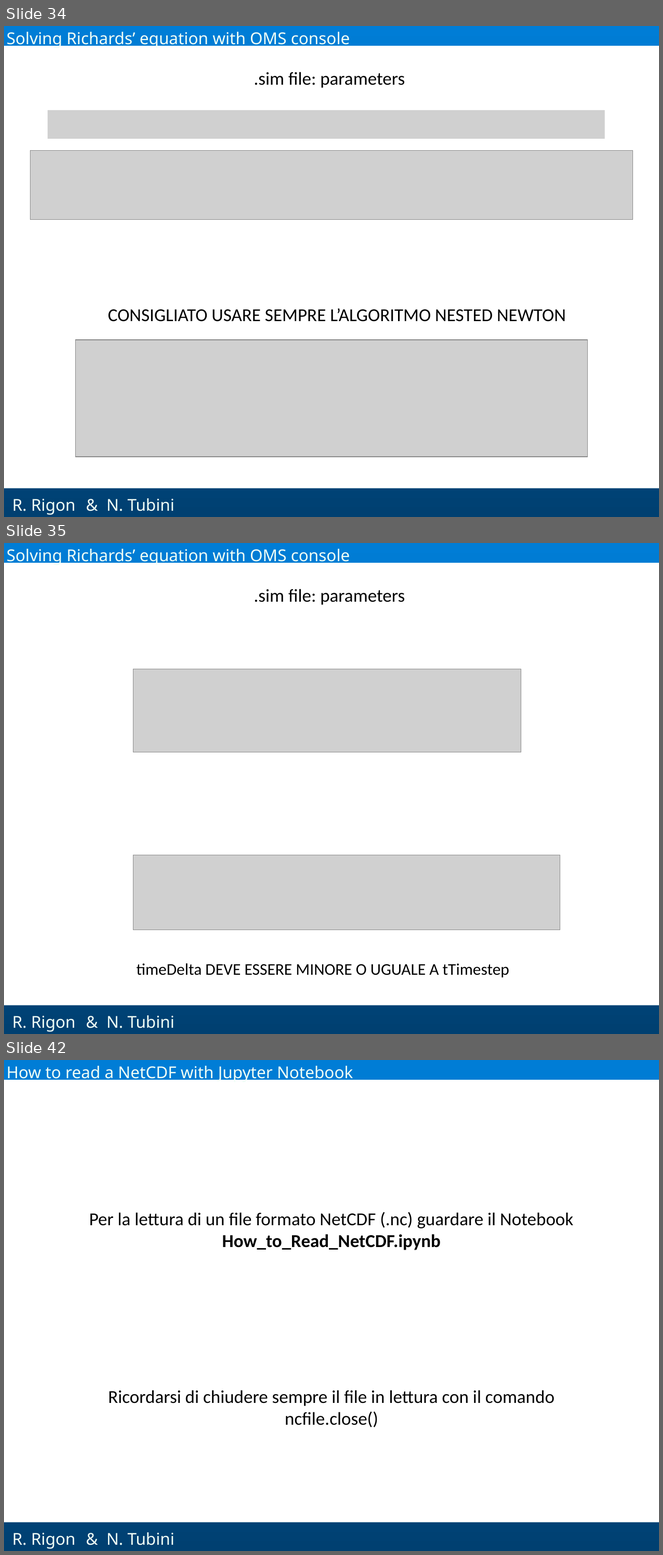
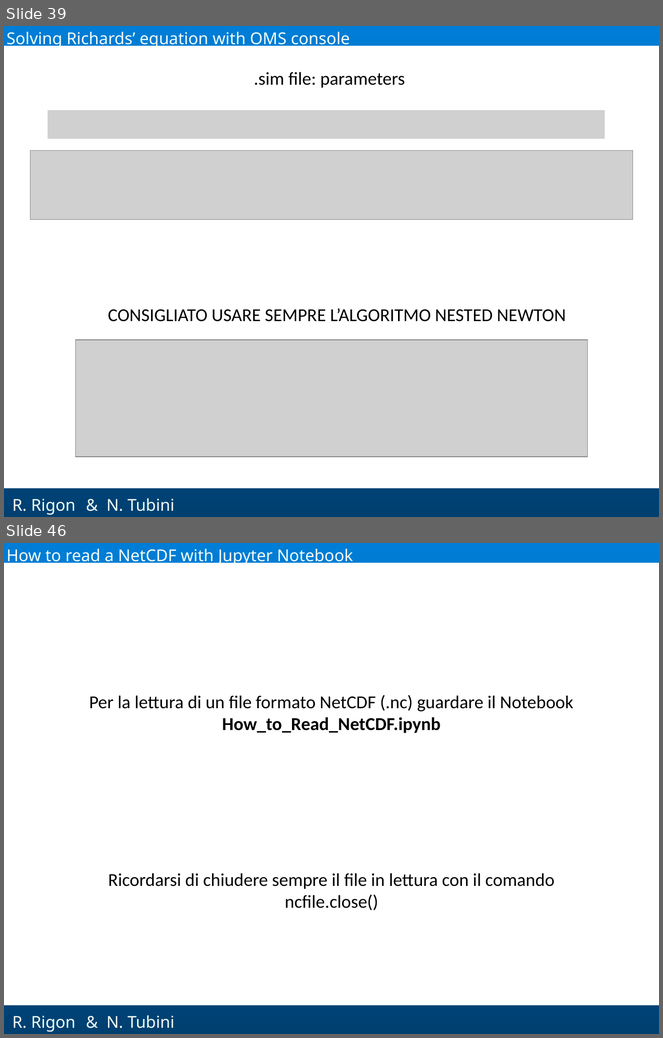
Before and after one commit to GEOframeOMSProjects/OMS_Project_Richards1D, a slide deck: Materials/Richards_OMS.pptx. Shown one above the other, each under a label of ours: slides 34, 35 and 42 before the commit, slides 39 and 46 after it; the slides between them are not shown. The pictures are 663x1555 and 663x1038 pixels, drawn with LibreOffice and Linux fonts; fonts in the diff are those of the drawing; grey boxes stand for pictures; background and template pictures are left out. Boxes give left, top, right and bottom in pixels: in the first picture for what was removed or moved away, otherwise in the second. Text is boxed around its words. In the diff, an @@ line names an element or a change of style, - is before the commit and + after.

```diff
--- a/Materials/Richards_OMS.pptx
+++ b/Materials/Richards_OMS.pptx
@@ slide 35 removed at [4, 543, 659, 1034], background gradient #007DD6 to #004071; not listed: 2 template elements that a slide beside it also shows @@
@@ text removed at [7, 549, 350, 565] @@
-Solving Richards’ equation with OMS console
@@ text removed at [254, 589, 405, 605] @@
-.sim file: parameters
@@ picture removed at [133, 669, 521, 752] @@
@@ picture removed at [133, 856, 560, 930] @@
@@ text removed at [137, 964, 509, 978] @@
-timeDelta DEVE ESSERE MINORE O UGUALE A tTimestep
@@ text removed at [106, 1016, 175, 1029] @@
-& N. Tubini
@@ what was slide 34 is now slide 39 @@
@@ what was slide 42 is now slide 46 @@
```
Also in this commit, not shown: 15 slides changed, 6 slides added, 13 other files.
